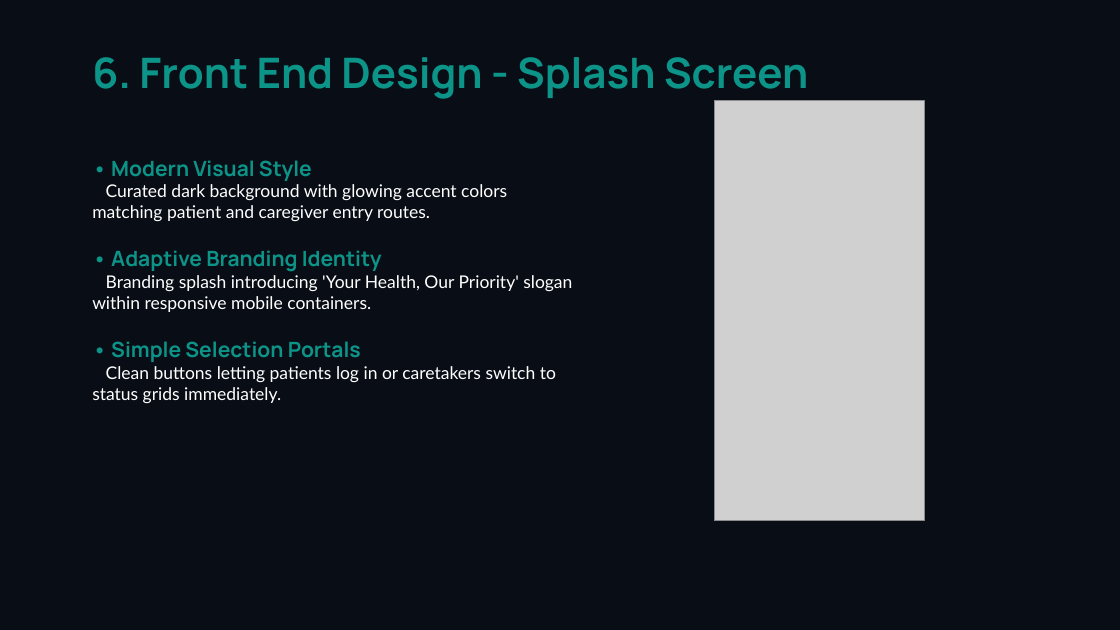
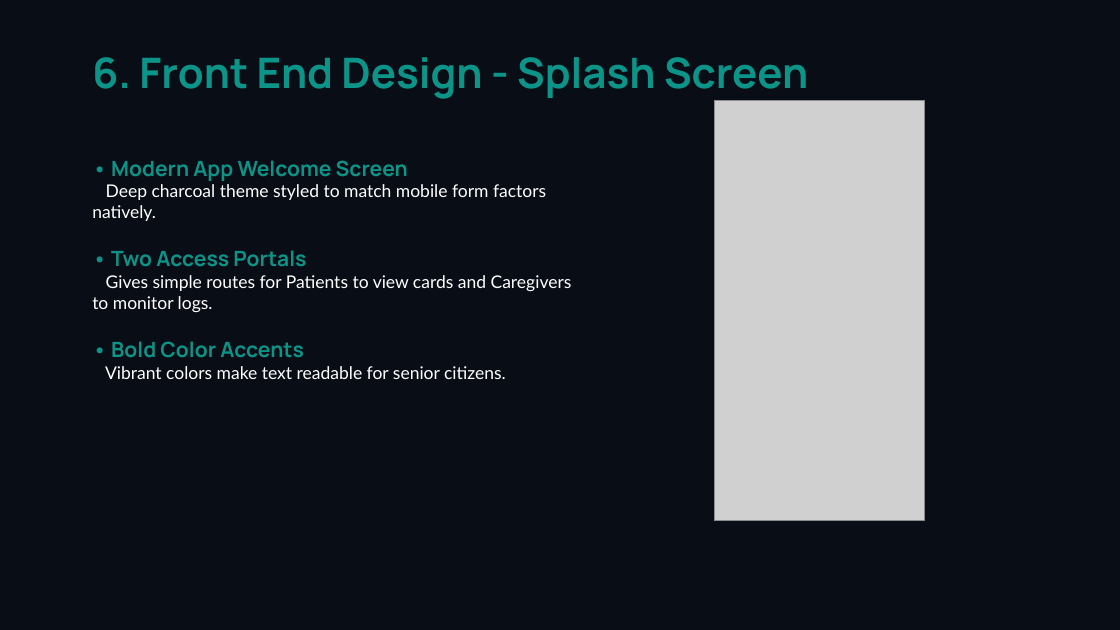
Before and after one commit to velagadadileep6-bot/Medicine-reminder, a slide deck: slide 7 of medicare_presentation.pptx. Drawn at 1120x630 pixels with LibreOffice and Linux fonts; fonts in the diff are those of the drawing; grey boxes stand for pictures. Boxes give left, top, right and bottom in pixels: in the first picture for what was removed or moved away, otherwise in the second. Text is boxed around its words. In the diff, an @@ line names an element or a change of style, - is before the commit and + after.

```diff
--- a/medicare_presentation.pptx
+++ b/medicare_presentation.pptx
@@ text at [92,160,572,379]: text changed @@
-• Modern Visual Style
-Curated dark background with glowing accent colors matching patient and caregiver entry routes.
-• Adaptive Branding Identity
-Branding splash introducing 'Your Health, Our Priority' slogan within responsive mobile containers.
-• Simple Selection Portals
-Clean buttons letting patients log in or caretakers switch to status grids immediately.
+• Modern App Welcome Screen
+Deep charcoal theme styled to match mobile form factors natively.
+• Two Access Portals
+Gives simple routes for Patients to view cards and Caregivers to monitor logs.
+• Bold Color Accents
+Vibrant colors make text readable for senior citizens.
```
Also in this commit, not shown: 7 other slides changed, 2 slides added, 2 slides removed, 1 other file.
